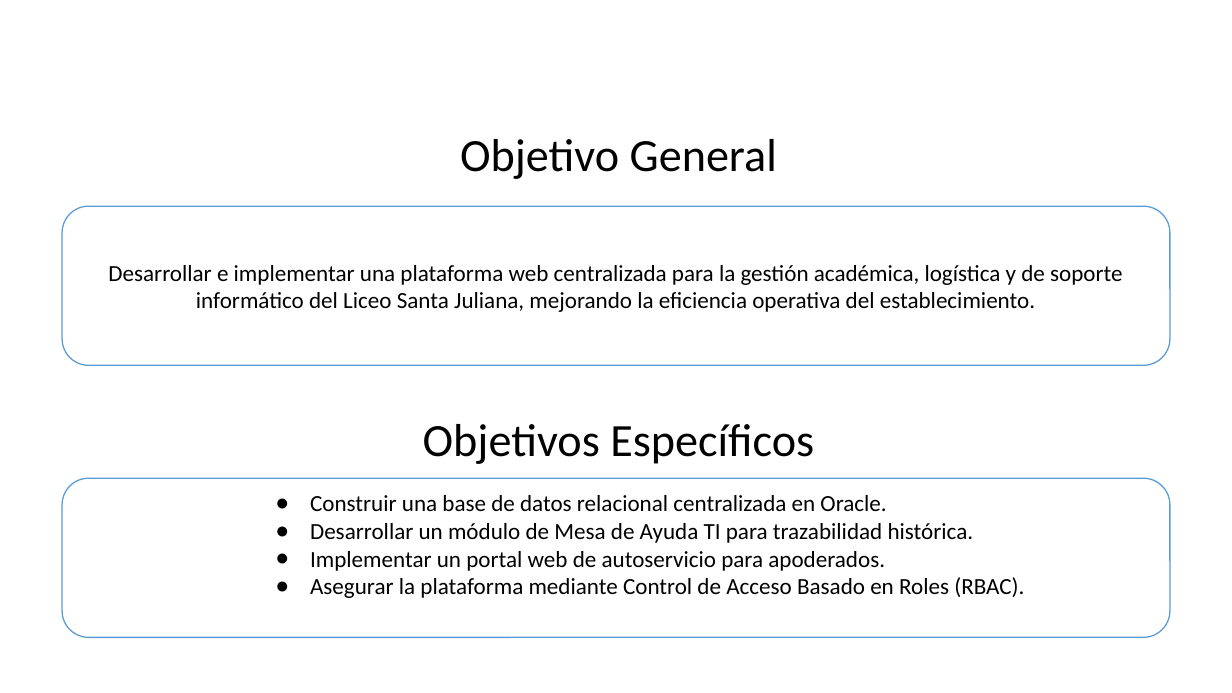
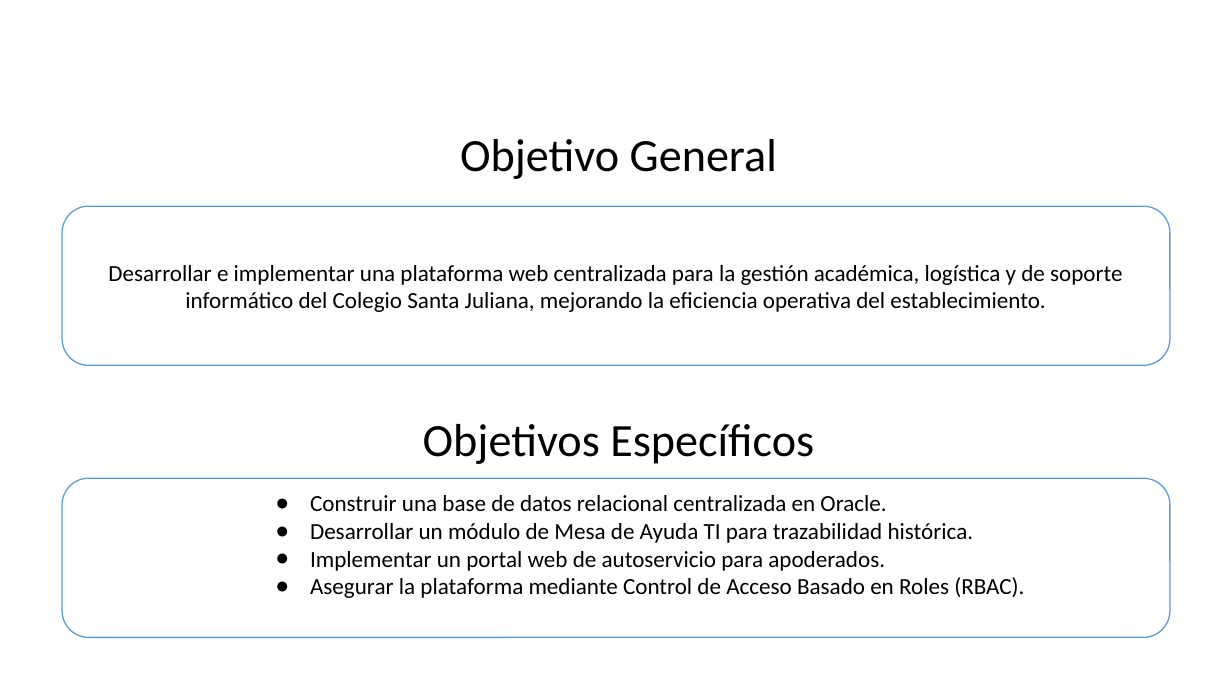
Before and after one commit to sandra-olea/706V_Grupo2_2026, a slide deck: slide 4 of FASE 1/Evidencias Grupales/Presentacion Proyecto.pptx. Drawn at 1232x693 pixels with LibreOffice and Linux fonts; fonts in the diff are those of the drawing; background and template pictures are left out. Boxes give left, top, right and bottom in pixels: in the first picture for what was removed or moved away, otherwise in the second. Text is boxed around its words. In the diff, an @@ line names an element or a change of style, - is before the commit and + after.

```diff
--- a/FASE 1/Evidencias Grupales/Presentacion Proyecto.pptx
+++ b/FASE 1/Evidencias Grupales/Presentacion Proyecto.pptx
@@ text in rounded rectangle at <box>108,265,1123,312</box>: text changed @@
-Desarrollar e implementar una plataforma web centralizada para la gestión académica, logística y de soporte informático del Liceo Santa Juliana, mejorando la eficiencia operativa del establecimiento.
+Desarrollar e implementar una plataforma web centralizada para la gestión académica, logística y de soporte informático del Colegio Santa Juliana, mejorando la eficiencia operativa del establecimiento.
```
Also in this commit, not shown: 1 other slide changed, 14 other files.
